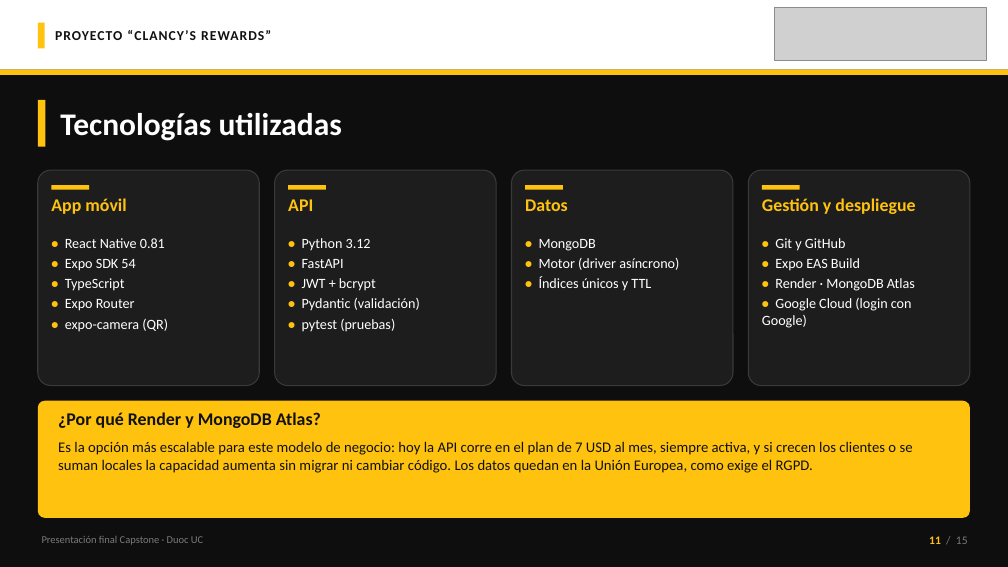
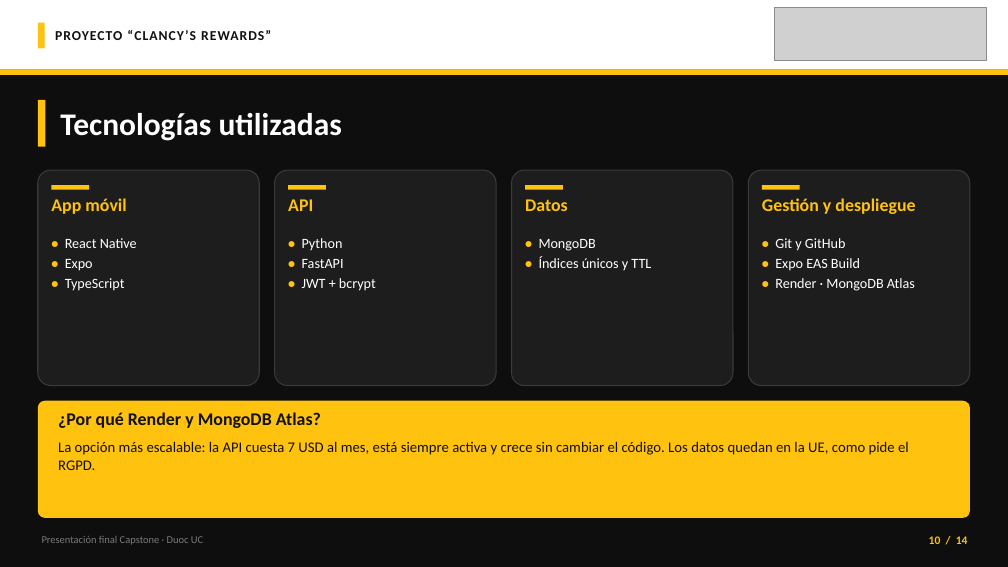
Before and after one commit to 44ndy/clancys-rewards, a slide deck: slide 10 of Fase 3/Evidencias Grupales/Presentación Final del proyecto (Español).pptx (slide 11 before the commit). Drawn at 1008x567 pixels with LibreOffice and Linux fonts; fonts in the diff are those of the drawing; grey boxes stand for pictures. Boxes give left, top, right and bottom in pixels: in the first picture for what was removed or moved away, otherwise in the second. Text is boxed around its words. In the diff, an @@ line names an element or a change of style, - is before the commit and + after.

```diff
--- a/Fase 3/Evidencias Grupales/Presentación Final del proyecto (Español).pptx
+++ b/Fase 3/Evidencias Grupales/Presentación Final del proyecto (Español).pptx
@@ text at (65, 238, 137, 271): text changed @@
-• React Native 0.81
-• Expo SDK 54
+• React Native
+• Expo
@@ text at (302, 238, 343, 251): text changed @@
-• Python 3.12
+• Python
@@ text at (539, 258, 679, 270): paragraph removed @@
-• Motor (driver asíncrono)
@@ text at (65, 299, 168, 332): paragraphs removed @@
-• Expo Router
-• expo-camera (QR)
@@ text at (302, 298, 420, 332): paragraphs removed @@
-• Pydantic (validación)
-• pytest (pruebas)
@@ text at (762, 298, 912, 328): paragraph removed @@
-• Google Cloud (login con Google)
@@ text at (58, 441, 909, 470): text changed @@
-Es la opción más escalable para este modelo de negocio: hoy la API corre en el plan de 7 USD al mes, siempre activa, y si crecen los clientes o se suman locales la capacidad aumenta sin migrar ni cambiar código. Los datos quedan en la Unión Europea, como exige el RGPD.
+La opción más escalable: la API cuesta 7 USD al mes, está siempre activa y crece sin cambiar el código. Los datos quedan en la UE, como pide el RGPD.
@@ text at (929, 536, 968, 544): text changed; text colour #7A7A7A to #FFC20E; bold on @@
-11 / 15
+10 / 14
```
Also in this commit, not shown: 11 other slides changed, 1 slide removed, 1 other file.
